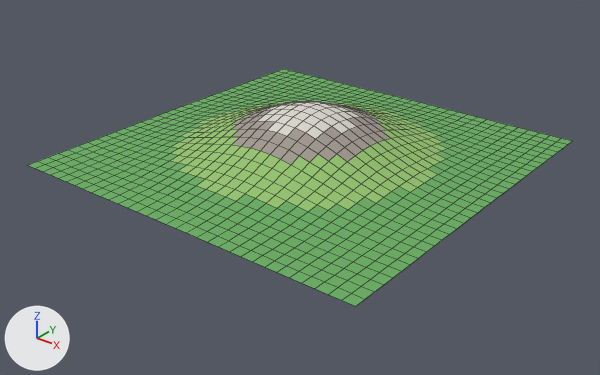
The Blender file assets/maps/map_01.blend, before and after one commit.
One viewpoint serves both versions: a camera (50 mm lens) standing at (53.4, -68.4, 37.6) and looking at (1.0, -2.8, -3.0). Every picture has the same lights, and +X, +Y and +Z are marked at lower left. The first picture is the older version. Mesh edges are drawn as thin lines.

The older version as bpy lines, for what is in view:
```python
me_walkable_map_01_mesh = bpy.data.meshes.new('WALKABLE_map_01_Mesh')
me_walkable_map_01_mesh.from_pydata(...)  # 1089 vertices, 1024 faces; spans x -22.0..22.0, y -22.0..22.0, z 0.0..5.5
me_walkable_map_01_mesh.polygons.foreach_set('use_smooth', [True] * 1024)
# faces by material slot: [656, 248, 76, 44]
me_walkable_map_01_mesh.materials.append(mat_map01_base_grass)  # green #69ad61
me_walkable_map_01_mesh.materials.append(mat_map01_hill_grass)  # green #95c46f
me_walkable_map_01_mesh.materials.append(mat_map01_exposed_rock)  # grey #a29990
me_walkable_map_01_mesh.materials.append(mat_map01_summit_light_rock)  # light grey #dad7cd
ob_walkable_map_01 = bpy.data.objects.new('WALKABLE_map_01', me_walkable_map_01_mesh)
ob_walkable_map_01.location = (0.0, 0.0, 0.0)
```
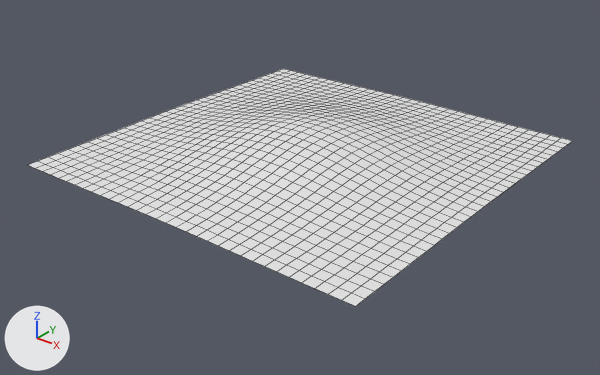
Commit message: change map01

Boxes (x1, y1, x2, y2) around the edits, measured in the pictures (600 x 375 px; the box of a moved part takes in the faces that stretch with it):
'WALKABLE_map_01', reshaped, recoloured: (28, 69, 572, 306) in both
part 1 of me_walkable_map_01_mesh, moved or reshaped: (59, 76, 553, 283) in both
part 2 of me_walkable_map_01_mesh, recoloured: (29, 69, 572, 306) in both
part 3 of me_walkable_map_01_mesh, recoloured: (171, 100, 446, 210) in both
part 4 of me_walkable_map_01_mesh, recoloured: before (231, 102, 390, 164); after (231, 109, 390, 171)
part 5 of me_walkable_map_01_mesh, recoloured: before (258, 101, 360, 139); after (257, 114, 359, 153)

Diff of the bpy script that builds the scene:
```diff
--- a/assets/maps/map_01.blend.py
+++ b/assets/maps/map_01.blend.py
@@ me_walkable_map_01_mesh @@
 # used by ob_walkable_map_01; location = (0.0, 0.0, 0.0)
-me_walkable_map_01_mesh.from_pydata(...)  # 1089 vertices, 1024 faces; spans x -22.0..22.0, y -22.0..22.0, z 0.0..5.5
+me_walkable_map_01_mesh.from_pydata(...)  # 1089 vertices, 1024 faces; spans x -22.0..22.0, y -22.0..22.0, z 0.0..3.0
+# me_walkable_map_01_mesh part 1: 941 of 1089 vertices moved; they spanned x -22.0..22.0, y -22.0..22.0, z 0.0..5.5 and now span x -22.0..22.0, y -22.0..22.0, z 0.1..3.0; mean shift (0.0, 0.0, -0.2); largest move (0.0, 0.0, 5.5) -> (0.0, 0.0, 3.0)
+# me_walkable_map_01_mesh part 2: all 656 faces that had it switch from mat_map01_base_grass (green #69ad61) to no material
+# me_walkable_map_01_mesh part 3: all 248 faces that had it switch from mat_map01_hill_grass (green #95c46f) to no material
+# me_walkable_map_01_mesh part 4: all 76 faces that had it switch from mat_map01_exposed_rock (grey #a29990) to no material
+# me_walkable_map_01_mesh part 5: all 44 faces that had it switch from mat_map01_summit_light_rock (light grey #dad7cd) to no material
```
